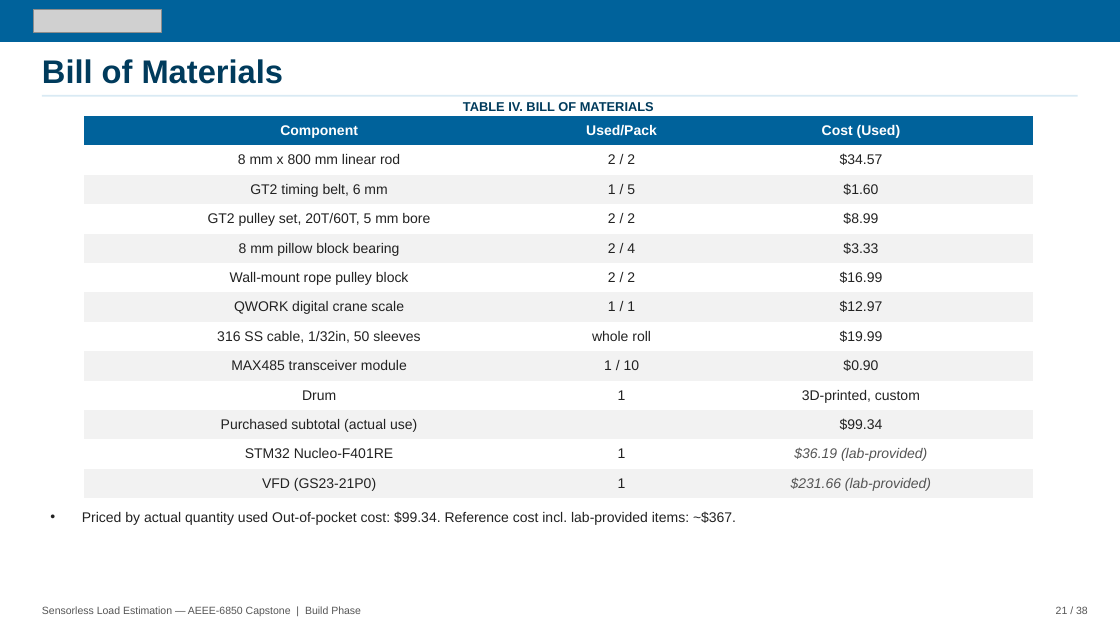
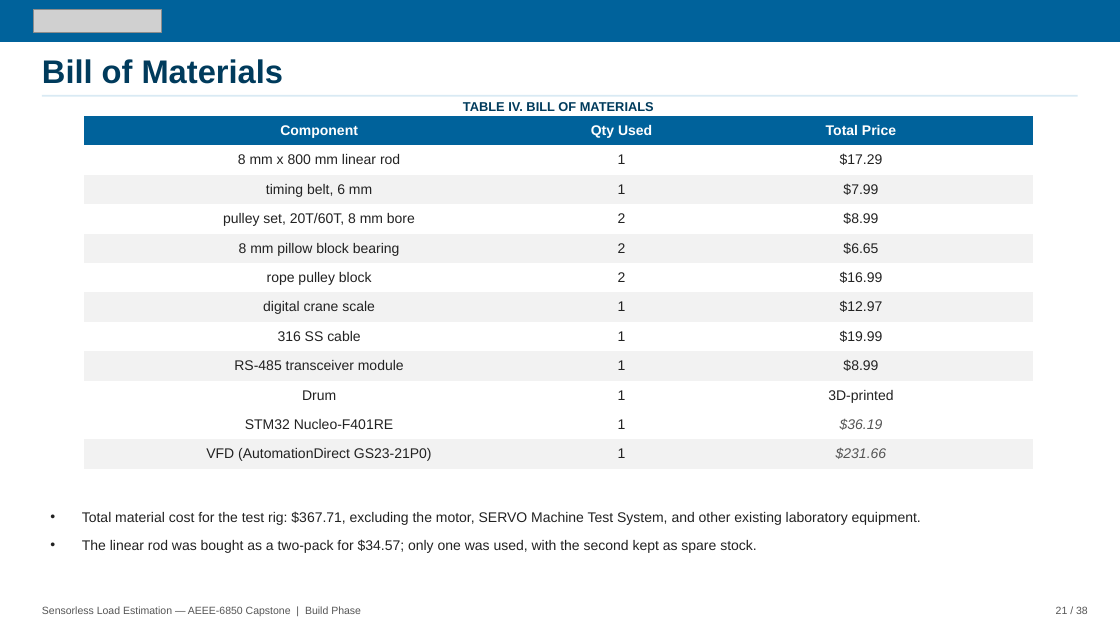
Before and after one commit to David-4529/Capstone, a slide deck: slide 21 of docs/paper/Sensorless_Load_Estimation_Deck.pptx. Drawn at 1120x630 pixels with LibreOffice and Linux fonts; fonts in the diff are those of the drawing; grey boxes stand for pictures. Boxes give left, top, right and bottom in pixels: in the first picture for what was removed or moved away, otherwise in the second. Text is boxed around its words. In the diff, an @@ line names an element or a change of style, - is before the commit and + after.

```diff
--- a/docs/paper/Sensorless_Load_Estimation_Deck.pptx
+++ b/docs/paper/Sensorless_Load_Estimation_Deck.pptx
@@ table at [84, 116, 1033, 498] @@
-row 1: Component | Used/Pack | Cost (Used)
-row 2: 8 mm x 800 mm linear rod | 2 / 2 | $34.57
-row 3: GT2 timing belt, 6 mm | 1 / 5 | $1.60
-row 4: GT2 pulley set, 20T/60T, 5 mm bore | 2 / 2 | $8.99
-row 5: 8 mm pillow block bearing | 2 / 4 | $3.33
-row 6: Wall-mount rope pulley block | 2 / 2 | $16.99
-row 7: QWORK digital crane scale | 1 / 1 | $12.97
-row 8: 316 SS cable, 1/32in, 50 sleeves | whole roll | $19.99
-row 9: MAX485 transceiver module | 1 / 10 | $0.90
-row 10: Drum | 1 | 3D-printed, custom
-row 11: Purchased subtotal (actual use) |  | $99.34
-row 12: STM32 Nucleo-F401RE | 1 | $36.19 (lab-provided)
-row 13: VFD (GS23-21P0) | 1 | $231.66 (lab-provided)
+row 1: Component | Qty Used | Total Price
+row 2: 8 mm x 800 mm linear rod | 1 | $17.29
+row 3: timing belt, 6 mm | 1 | $7.99
+row 4: pulley set, 20T/60T, 8 mm bore | 2 | $8.99
+row 5: 8 mm pillow block bearing | 2 | $6.65
+row 6: rope pulley block | 2 | $16.99
+row 7: digital crane scale | 1 | $12.97
+row 8: 316 SS cable | 1 | $19.99
+row 9: RS-485 transceiver module | 1 | $8.99
+row 10: Drum | 1 | 3D-printed
+row 11: STM32 Nucleo-F401RE | 1 | $36.19
+row 12: VFD (AutomationDirect GS23-21P0) | 1 | $231.66
@@ text at [82, 511, 921, 553]: text changed @@
-• Priced by actual quantity used Out-of-pocket cost: $99.34. Reference cost incl. lab-provided items: ~$367.
+• Total material cost for the test rig: $367.71, excluding the motor, SERVO Machine Test System, and other existing laboratory equipment.
+• The linear rod was bought as a two-pack for $34.57; only one was used, with the second kept as spare stock.
```
Also in this commit, not shown: 1 other slide changed.
